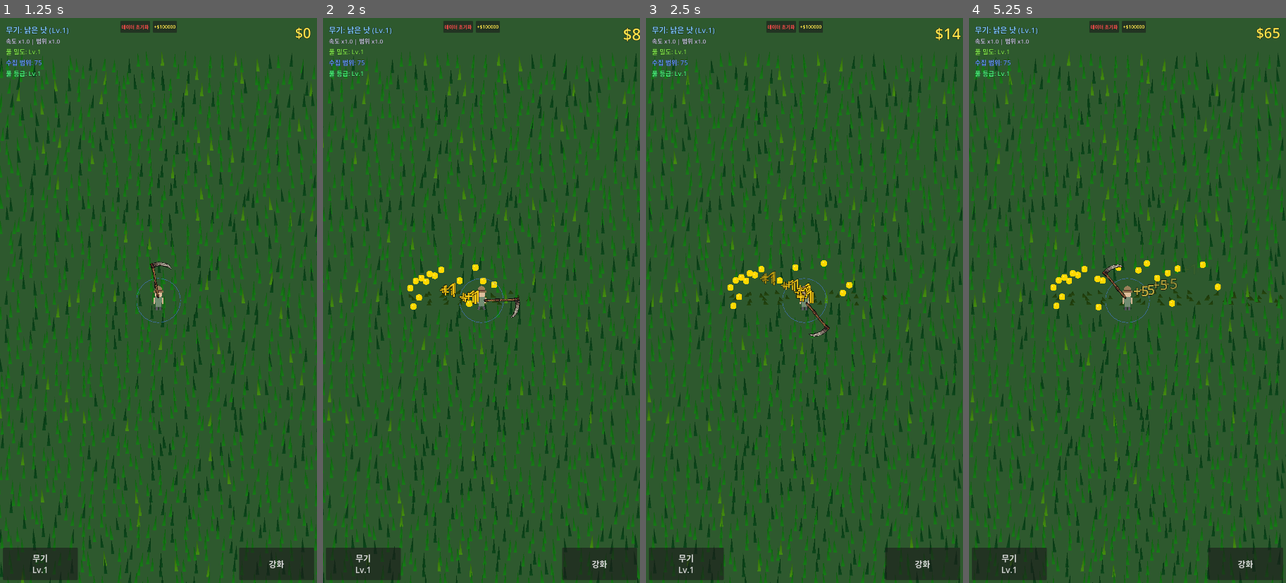
Above: before the commit, frames 1-4 (left to right).
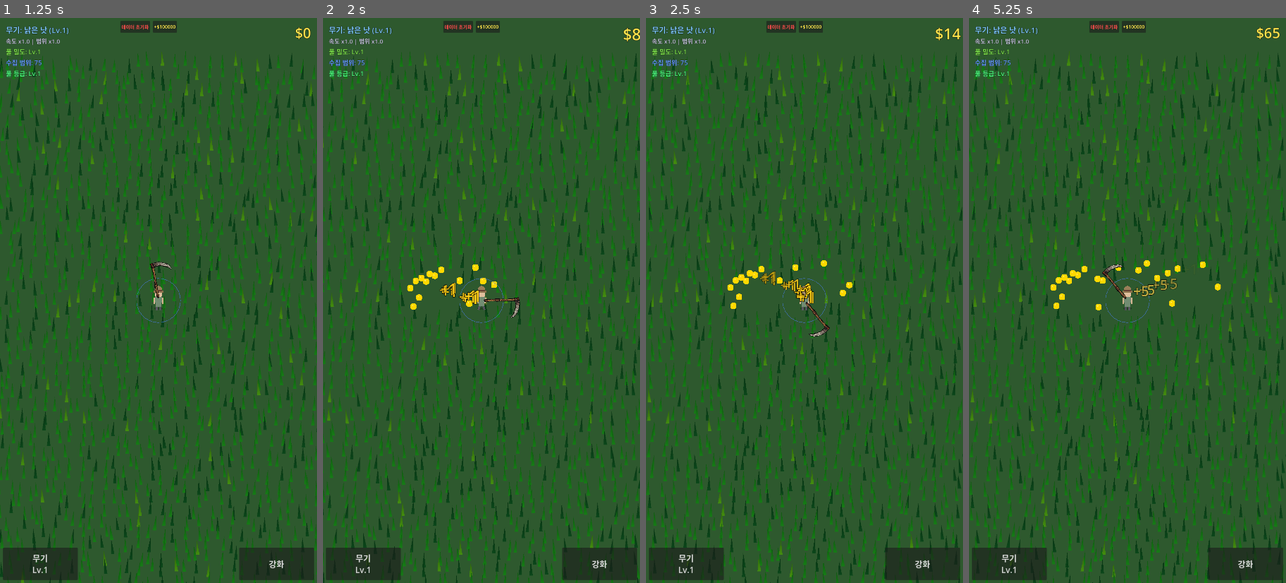
Above: after the commit, the same moments.

Repository: yellyB/game-kill_grass
Game: Godot game, scene res://scenes/ui/main_menu.tscn
Two runs of this game, one before a commit and one after it. Both use one fixed random seed, a clock stepped at 60 frames per second and the inputs below.
Inputs (mouse positions are in pixels of both pictures, inside the frame that each line leads up to):
- Up to frame 1 (1.25 s): click "PLAY" at 0.5 s
- Up to frame 2 (2 s): move the mouse to (551, 272) at 1.27 s; hold D (move_right) from 1.28 s (still down); click (551, 272) at 1.42 s
- Up to frame 3 (2.5 s): release D (move_right) at 2 s; drag from (741, 328) to (807, 300) at 2.02 s
- Up to frame 4 (5.25 s): move the mouse to (1159, 176) at 2.77 s; hold D (move_right) 2.78-3.5 s; drag from (1111, 413) to (994, 289) at 3.52 s; move the mouse to (1222, 385) at 4.27 s; hold A (move_left) 4.28-5 s; drag from (1032, 215) to (1143, 260) at 5.02 s

Frame 1 is identical in both runs. In frame 2, 0.1% of the frame differs, in the area x 27-66%, y 48-51%; in frame 3, 0.1%; in frame 4, 0.3%, in the area x 26-100%, y 48-51%.

Commit message:
Hide cut grass instead of showing brown triangles
Cut grass is now completely invisible until it regenerates.

Co-Authored-By: Claude Opus 4.5 <noreply@anthropic.com>

Diff:
--- a/scripts/grass_spawner.gd
+++ b/scripts/grass_spawner.gd
@@ -183,24 +183,21 @@
 
 	for grid_pos in grass_data:
 		var data = grass_data[grid_pos]
+		# Skip cut grass - don't render it
+		if data.cut:
+			continue
+
 		var world_pos = Vector2(grid_pos.x, grid_pos.y)
 		visible_grass.append(world_pos)
 
-		if data.cut:
-			colors_list.append(Color(0.5, 0.4, 0.2, 1))  # Brown for cut
-		else:
-			var gd = GameManager.grass_data_list[data.type] if data.type < GameManager.grass_data_list.size() else null
-			colors_list.append(gd.color if gd else Color(0.3, 0.7, 0.3, 1))
+		var gd = GameManager.grass_data_list[data.type] if data.type < GameManager.grass_data_list.size() else null
+		colors_list.append(gd.color if gd else Color(0.3, 0.7, 0.3, 1))
 
 	multimesh.instance_count = visible_grass.size()
 
 	for i in visible_grass.size():
 		var t = Transform2D()
 		t.origin = visible_grass[i]
-		var grid_pos = Vector2i(int(visible_grass[i].x), int(visible_grass[i].y))
-		var is_cut = grass_data.has(grid_pos) and grass_data[grid_pos].cut
-		if is_cut:
-			t = t.scaled(Vector2(1.5, 0.3))  # Flatten cut grass
 		multimesh.set_instance_transform_2d(i, t)
 		multimesh.set_instance_color(i, colors_list[i])
 
